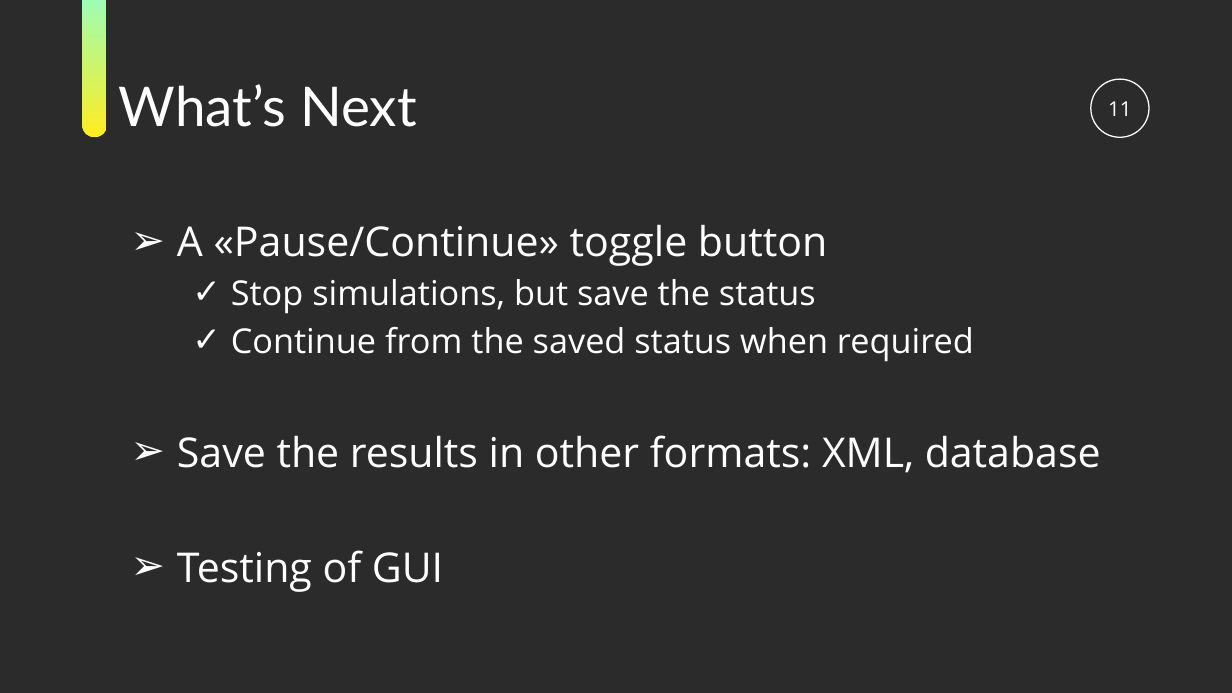
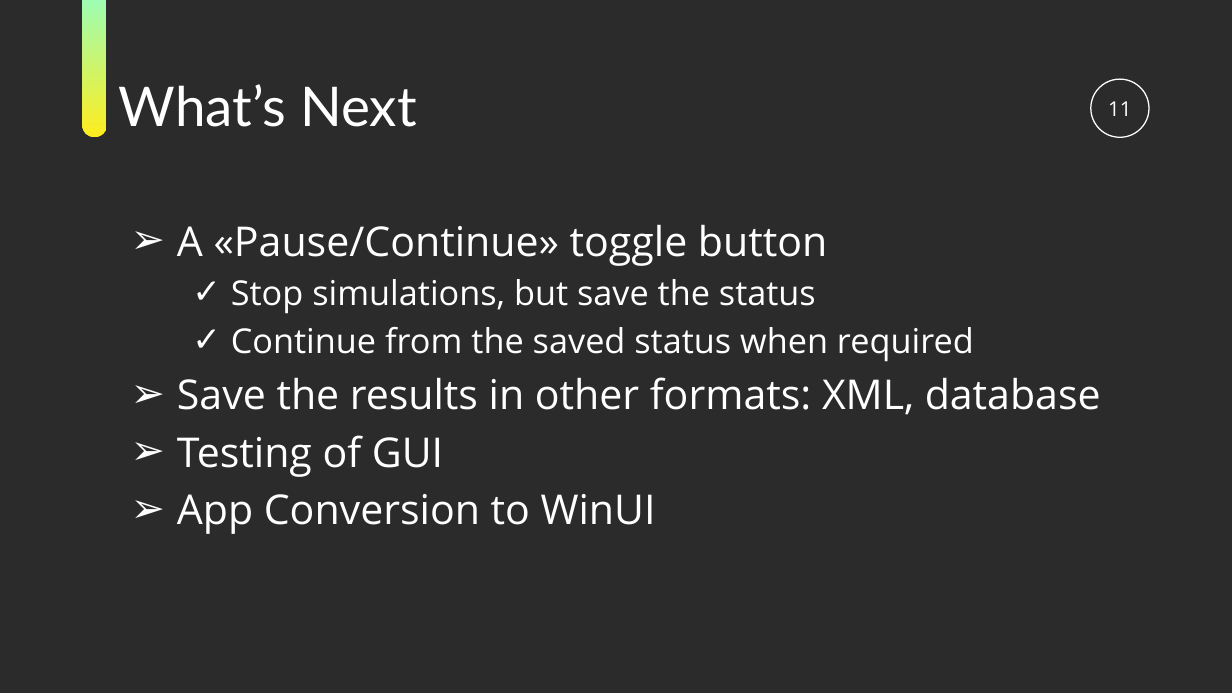
Before and after one commit to ramina1964/NQueen, a slide deck: slide 11 of Documentation/NQueen Presentation.pptx. Drawn at 1232x693 pixels with LibreOffice and Linux fonts; fonts in the diff are those of the drawing; background and template pictures are left out; a plain dark background stands for a picture behind light text. Boxes give left, top, right and bottom in pixels: in the first picture for what was removed or moved away, otherwise in the second. Text is boxed around its words. In the diff, an @@ line names an element or a change of style, - is before the commit and + after.

```diff
--- a/Documentation/NQueen Presentation.pptx
+++ b/Documentation/NQueen Presentation.pptx
@@ text at box(177, 494, 656, 534): paragraph added @@
+➢ App Conversion to WinUI
```
Also in this commit, not shown: 2 other slides changed, 5 other files.
